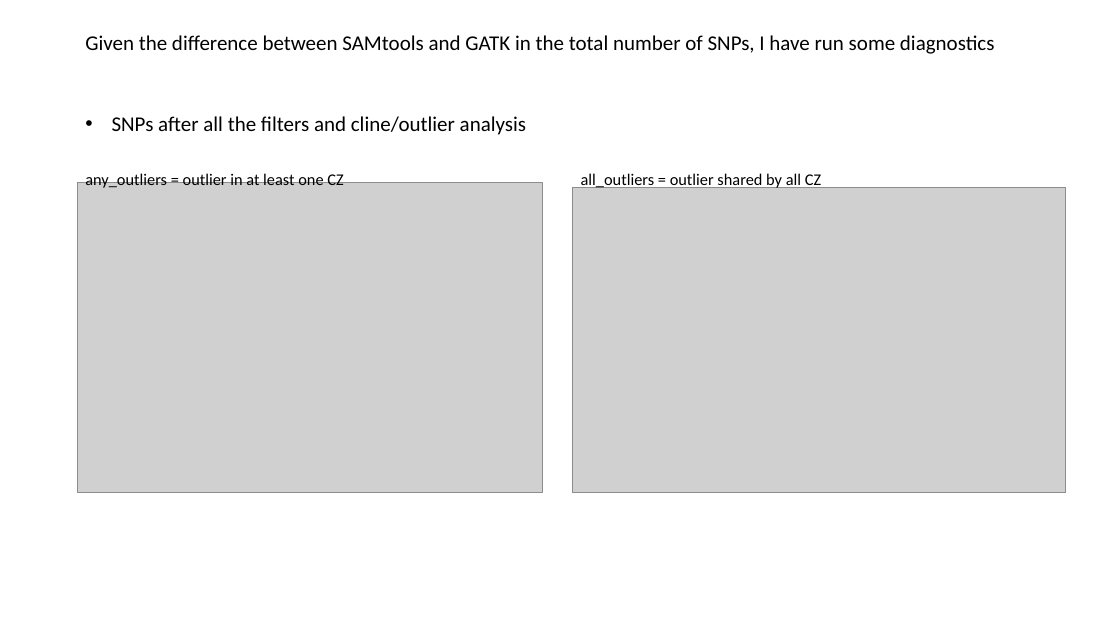
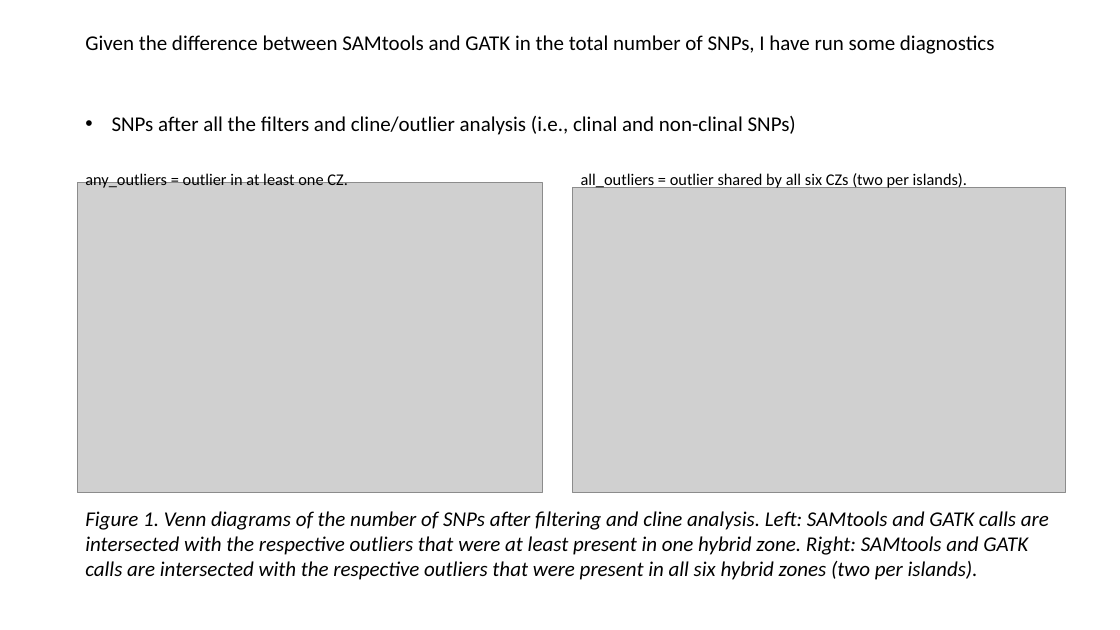
Before and after one commit to sam0per/Littorina_saxatilis_short_variants, a slide deck: slide 6 of short_genetic_variants/docs/short_indels.pptx. Drawn at 1120x630 pixels with LibreOffice and Linux fonts; fonts in the diff are those of the drawing; grey boxes stand for pictures. Boxes give left, top, right and bottom in pixels: in the first picture for what was removed or moved away, otherwise in the second. Text is boxed around its words. In the diff, an @@ line names an element or a change of style, - is before the commit and + after.

```diff
--- a/short_genetic_variants/docs/short_indels.pptx
+++ b/short_genetic_variants/docs/short_indels.pptx
@@ text at [112, 116, 796, 135]: text changed @@
-• SNPs after all the filters and cline/outlier analysis
+• SNPs after all the filters and cline/outlier analysis (i.e., clinal and non-clinal SNPs)
@@ text at [85, 172, 348, 188]: text changed @@
-any_outliers = outlier in at least one CZ
+any_outliers = outlier in at least one CZ.
@@ text at [581, 173, 967, 190]: text changed @@
-all_outliers = outlier shared by all CZ
+all_outliers = outlier shared by all six CZs (two per islands).
@@ text added at [85, 511, 1049, 580], 18 pt, text #000000, italic @@
+Figure 1. Venn diagrams of the number of SNPs after filtering and cline analysis. Left: SAMtools and GATK calls are intersected with the respective outliers that were at least present in one hybrid zone. Right: SAMtools and GATK calls are intersected with the respective outliers that were present in all six hybrid zones (two per islands).
```
Also in this commit, not shown: 8 other slides changed, 4 slides added, 2 other files.
